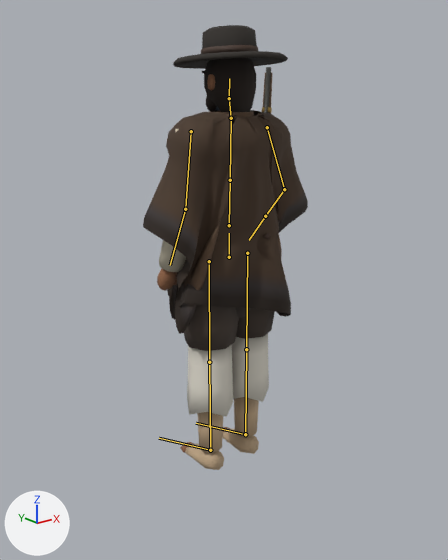
What one commit did to the glTF model assets/models/persona_gaucho_1817_carabina.glb.
Both versions are drawn from a camera (50 mm lens) standing at (-1.52, -1.87, 1.59) and looking at (0.07, 0.12, 0.79). The axes (+X, +Y, +Z) are drawn at lower left. The lights are the same throughout. The first picture is the older version. The bones that change, and the others that lie on the model, are drawn over the model as lines.

Objects in the first picture: 'persona_gaucho_1817_carabina'.
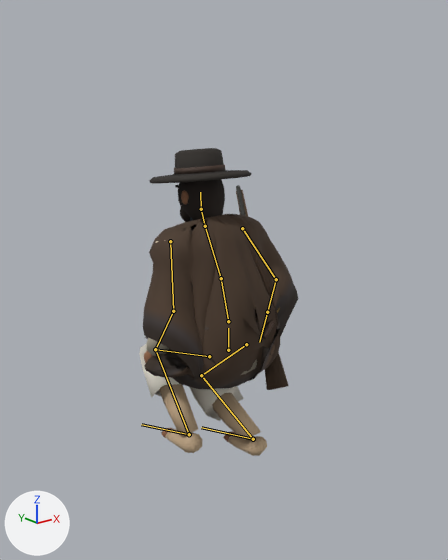
The newer file adds an action. The first version stands in its rest pose; the second is drawn at frame 32 of the action 'crouch'.

The change in detail:
Bone 'cadera' (bone_cadera) moves from (0.0, 0.0, 0.0) to (0.0, -0.405, 0.0).
Bone 'columna' (bone_columna) turns from (0, 0, 0) to (-18, 0, 0) degrees about its own x, y and z.
Bone 'pecho' (bone_pecho) turns from (0, 0, 0) to (-11, -1, 0) degrees about its own x, y and z.
Bone 'cuello' (bone_cuello) turns from (0, 0, 0) to (15, 0, 0) degrees about its own x, y and z.
Bone 'cabeza' (bone_cabeza) turns from (0, 0, 0) to (10, 5, 0) degrees about its own x, y and z.
Bone 'brazo_L' (bone_brazo_l) turns from (0, 0, 0) to (17, 0, 0) degrees about its own x, y and z.
Bone 'antebrazo_L' (bone_antebrazo_l) turns from (0, 0, 0) to (26, 0, 0) degrees about its own x, y and z.
Bone 'brazo_R' (bone_brazo_r) turns from (0, 0, 0) to (3, 0, 0) degrees about its own x, y and z.
Bone 'antebrazo_R' (bone_antebrazo_r) turns from (0, 0, 0) to (4, 0, 0) degrees about its own x, y and z.
Bone 'muslo_L' (bone_muslo_l) turns from (0, 0, 0) to (75, 0, 0) degrees about its own x, y and z.
Bone 'pierna_L' (bone_pierna_l) turns from (0, 0, 0) to (-113, 0, 0) degrees about its own x, y and z.
Bone 'pie_L' (bone_pie_l) turns from (0, 0, 0) to (38, 0, 0) degrees about its own x, y and z.
Bone 'muslo_R' (bone_muslo_r) turns from (0, 0, 0) to (50, 0, 0) degrees about its own x, y and z.
Bone 'pierna_R' (bone_pierna_r) turns from (0, 0, 0) to (-117, 0, 0) degrees about its own x, y and z.
Bone 'pie_R' (bone_pie_r) turns from (0, 0, 0) to (67, 0, 0) degrees about its own x, y and z.

Pixel boxes (x1, y1, x2, y2) of what changed, in the pictures (448 x 560 px):
'persona_gaucho_1817_carabina', posed: before (143, 25, 308, 470); after (139, 148, 298, 456)
bone 'cadera', root to tip: before (229, 257) to (229, 233); after (228, 350) to (228, 328)
bone 'columna', root to tip: before (229, 225) to (230, 180); after (228, 321) to (221, 278)
bone 'pecho', root to tip: before (230, 180) to (231, 118); after (221, 278) to (205, 226)
bone 'cuello', root to tip: before (231, 118) to (229, 98); after (205, 226) to (201, 209)
bone 'cabeza', root to tip: before (229, 98) to (229, 78); after (201, 209) to (200, 192)
bone 'brazo_L', root to tip: before (191, 131) to (185, 209); after (170, 241) to (173, 311)
bone 'antebrazo_L', root to tip: before (185, 209) to (170, 265); after (173, 311) to (156, 347)
bone 'brazo_R', root to tip: before (267, 127) to (284, 189); after (242, 228) to (276, 279)
bone 'antebrazo_R', root to tip: before (284, 189) to (265, 216); after (276, 279) to (267, 312)
bone 'muslo_L', root to tip: before (209, 261) to (209, 362); after (209, 356) to (155, 349)
bone 'pierna_L', root to tip: before (209, 362) to (210, 450); after (155, 349) to (189, 434)
bone 'pie_L', root to tip: before (210, 450) to (159, 438); after (189, 434) to (141, 424)
bone 'muslo_R', root to tip: before (247, 253) to (246, 349); after (246, 344) to (201, 375)
bone 'pierna_R', root to tip: before (246, 349) to (245, 434); after (201, 375) to (253, 439)
bone 'pie_R', root to tip: before (245, 434) to (196, 423); after (253, 439) to (201, 427)
